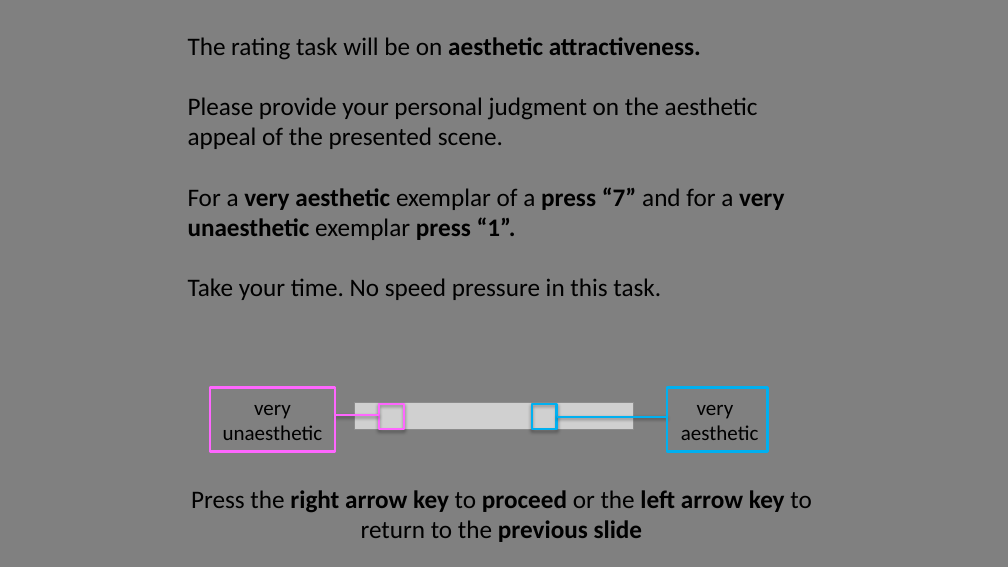
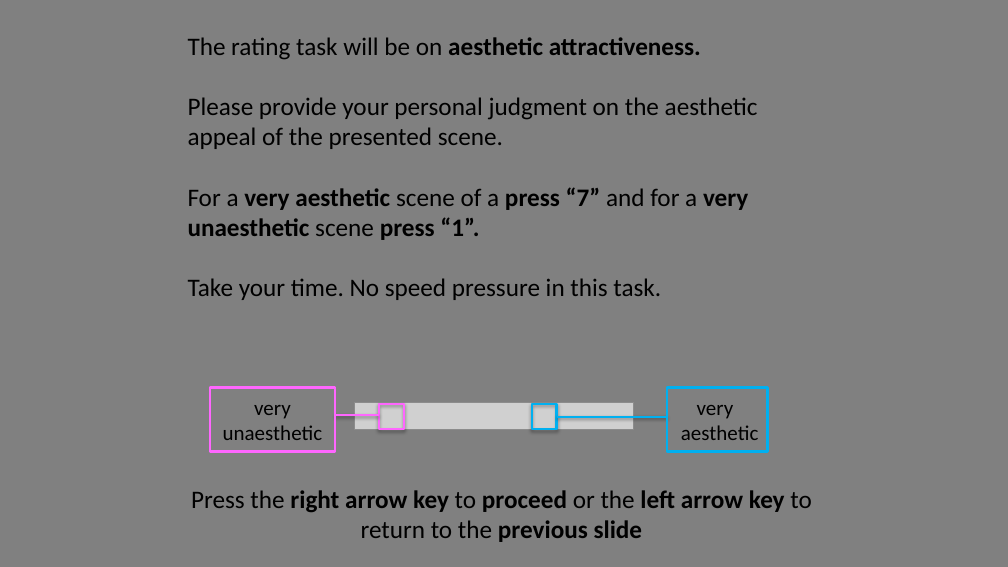
Before and after one commit to michaengeser/pep_wp4, a slide deck: slide 8 of instructions/Instructions.pptx (slide 7 before the commit). Drawn at 1008x567 pixels with LibreOffice and Linux fonts; fonts in the diff are those of the drawing; grey boxes stand for pictures. Boxes give left, top, right and bottom in pixels: in the first picture for what was removed or moved away, otherwise in the second. Text is boxed around its words. In the diff, an @@ line names an element or a change of style, - is before the commit and + after.

```diff
--- a/instructions/Instructions.pptx
+++ b/instructions/Instructions.pptx
@@ text at box(188, 187, 748, 240): text changed @@
-For a very aesthetic exemplar of a press “7” and for a very unaesthetic exemplar press “1”.
+For a very aesthetic scene of a press “7” and for a very unaesthetic scene press “1”.
```
Also in this commit, not shown: 9 other slides changed, 1 slide removed, 26 other files.
